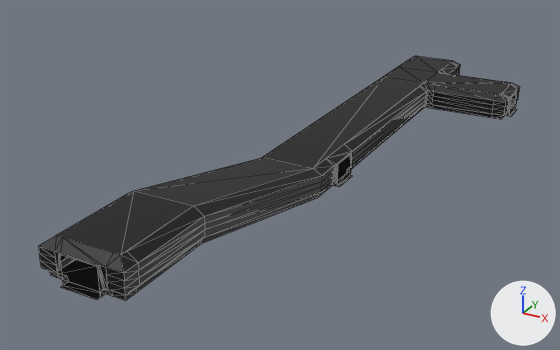
An edit to the glTF model src/map/rooms/_res/models/s9_hall.glb, drawn before and after from the same camera.
Camera for both pictures: a 50 mm lens placed at (30.1, -30.2, 25.5), pointed at (-1.9, 28.0, -3.6). The axes (+X, +Y, +Z) are drawn at lower right. The lights are the same throughout. The picture after the commit comes second. Mesh edges are drawn as thin lines. Vertices at exactly the same position are counted once.

The first picture shows 's9-hall'.
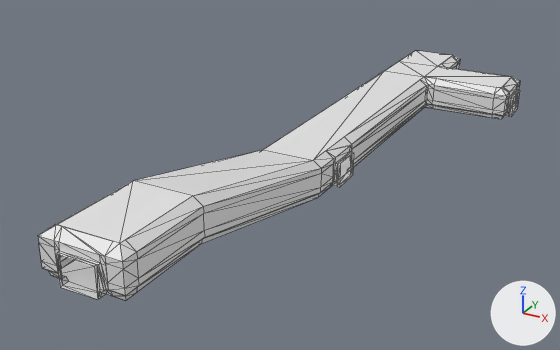
Where the change shows, as pixel boxes (x1, y1, x2, y2) in the pictures (560 x 350 px; the box of a moved part takes in the faces that stretch with it):
's9-hall', reshaped
    before: (38, 56, 520, 300)
    after: (38, 51, 520, 300)
part 1 of me_s9_hall, moved or reshaped
    before: (39, 83, 520, 298)
    after: (38, 77, 520, 299)
part 2 of me_s9_hall, recoloured
    before: (57, 56, 510, 273)
    after: (56, 51, 511, 262)
part 3 of me_s9_hall, recoloured
    both: (40, 65, 517, 296)
part 4 of me_s9_hall, recoloured
    both: (49, 99, 515, 300)
part 5 of me_s9_hall, recoloured
    both: (61, 108, 517, 300)

What the commit changed:
Material 'checker_3' (mat_checker_3) is new.
Its base color is (0.8, 0.8, 0.8) (white #e7e7e7).
Material 'checker_2' (mat_checker_2) is new.
Its base color is (0.8, 0.8, 0.8) (white #e7e7e7).
Material 'checker_4' (mat_checker_4) is new.
Its base color is (0.8, 0.8, 0.8) (white #e7e7e7).
Material 'checker_1' (mat_checker_1) is new.
Its base color is (0.8, 0.8, 0.8) (white #e7e7e7).
me_s9_hall is used by ob_s9_hall; location (0.0, 0.0, 0.0).
me_s9_hall had 310 vertices, 520 faces and spanned x -3.3..12.8, y -0.8..67.2, z -4.0..2.8.
me_s9_hall now has 334 vertices, 584 faces and spans x -3.3..12.8, y -0.8..67.2, z -4.0..3.5.
Part 1, on me_s9_hall:
43 vertices are removed from x -2.0..12.7, y -0.5..67.0, z -4.0..2.2.
179 faces are deleted.
81 vertices in x -3.3..12.3, y -0.3..66.8, z -2.3..2.8 move by (0.0, 0.0, 0.7).
3 vertices in x 3.5..12.5, y 29.0..56.0, z -1.8 move by (0.0, -0.1, 0.1).
6 vertices move from x -1.5..12.5, y -0.5..67.0, z -1.8..2.2 to x -1.6..12.5, y -0.5..67.0, z -1.7..2.3.
11 vertices are added at x 1.6..12.8, y -0.5..59.5, z -4.0..2.3.
16 new vertices lie (0.0, 0.0, 1.7) away from vertices in x -2.0..12.5, y -0.5..67.0, z -3.4..0.6.
8 new vertices lie (0.0, 0.0, 0.5) away from vertices in x -2.0..12.3, y -0.3..66.8, z -2.3..1.7.
7 new vertices lie (0.0, 0.0, 2.3) away from vertices in x -1.5..12.8, y -0.8..67.2, z -4.0..0.0.
6 new vertices lie (0.4, 0.0, 0.0) away from vertices in x -2.0, y -0.3..66.8, z -3.6..2.9.
7 new vertices lie (0.0, -0.4, 0.0) away from vertices in x -1.6..12.3, y -0.1..59.5, z -3.6..0.4.
6 new vertices lie (-0.4, 0.0, 0.0) away from vertices in x 2.0, y -0.3..66.8, z -3.6..2.9.
6 new vertices lie (0.0, 0.4, 0.0) away from vertices in x -1.6..12.1, y 28.5..66.6, z -3.6..-1.1.
58 new faces join them, mat_checker_2 (white #e7e7e7).
128 new faces join them, mat_checker_1 (white #e7e7e7).
56 new faces join them, mat_checker_4 (white #e7e7e7).
1 new face joins them, mat_checker_3 (white #e7e7e7).
me_s9_hall part 2: 46 faces spanning x -3.3..12.3, y -0.3..66.8, z -1.1..3.5 switch from mat_corridor (black #000000) to mat_checker_2 (white #e7e7e7).
me_s9_hall part 3: 156 faces spanning x -3.3..12.5, y -0.5..67.0, z -3.4..2.9 switch from mat_corridor (black #000000) to mat_checker_1 (white #e7e7e7).
me_s9_hall part 4: 112 faces spanning x -3.3..12.3, y -0.3..66.8, z -4.0..0.6 switch from mat_corridor (black #000000) to mat_checker_4 (white #e7e7e7).
me_s9_hall part 5: 27 faces spanning x -3.0..12.8, y -0.8..67.2, z -4.0..0.0 switch from mat_corridor (black #000000) to mat_checker_3 (white #e7e7e7).
